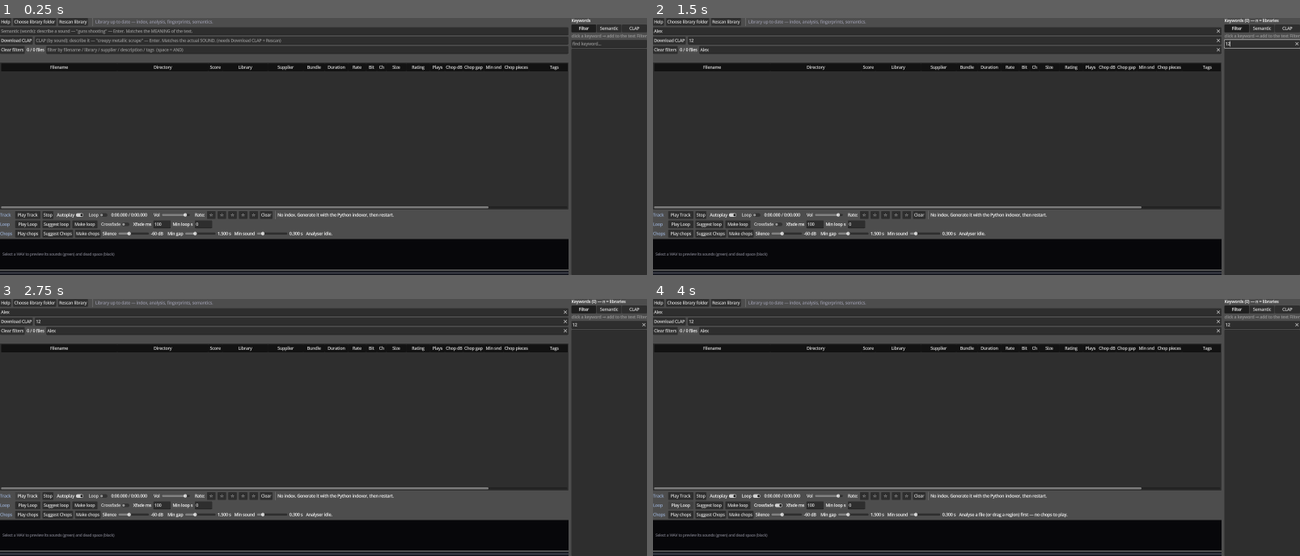
Above: before the commit, frames 1-4 (two rows, left to right).
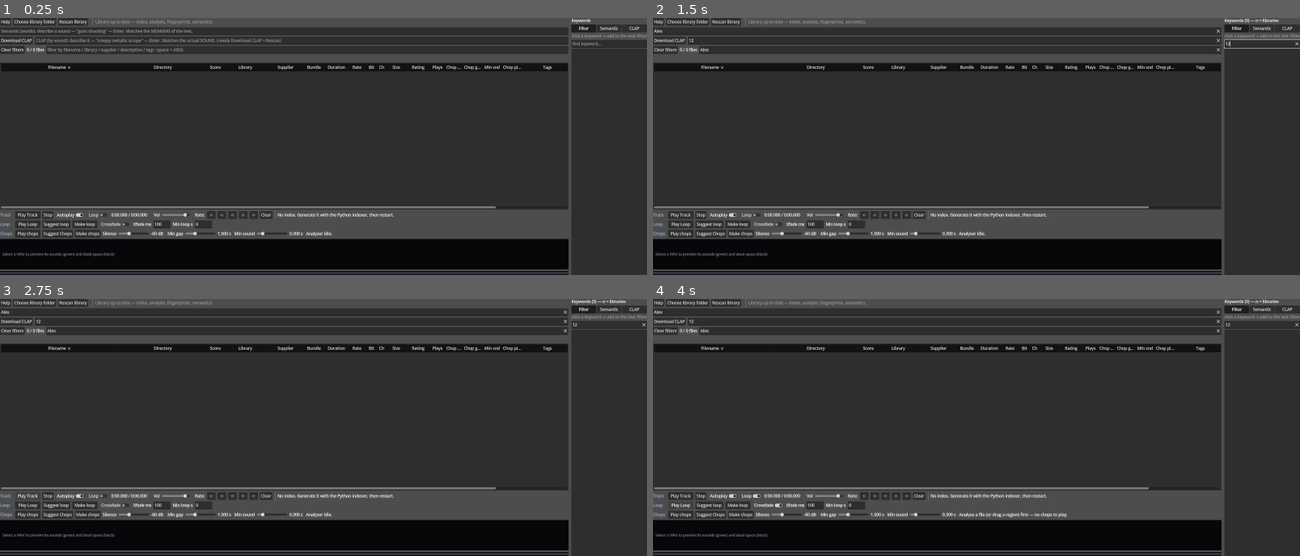
Above: after the commit, the same moments.

Repository: benedictcarter/sound_lib
Game: Godot game, scene res://main.tscn
Two runs of this game, one before a commit and one after it. Both use one fixed random seed, a clock stepped at 60 frames per second and the inputs below.
Inputs (mouse positions are in pixels of both pictures, inside the frame that each line leads up to):
- Up to frame 1 (0.25 s): no input
- Up to frame 2 (1.5 s): click (937, 30) at 0.52 s; type "Alex" at 0.6 s; click (957, 41) at 0.75 s; type "12" at 0.83 s; click (963, 48) at 0.98 s; type "Alex" at 1.07 s; click (1261, 43) at 1.27 s; type "12" at 1.35 s
- Up to frame 3 (2.75 s): click "Play Track" at 2 s
- Up to frame 4 (4 s): click "Play Track" at 2.75 s; click "Play Loop" at 3.5 s

The runs differ from the first frame. In frame 1, 0.2% of the frame differs, in the area x 7-87%, y 18-75%; in frame 2, 0.2%; in frame 3, 0.2%; in frame 4, 0.2%.

Commit message:
Make column resizing land on the exact width you drag to
A Tree floors a column at the width of its TITLE text (+8px panel padding)
whatever set_column_custom_minimum_width says: 29px for "Ch", 101px for
"Chop pieces", wider again once the sort arrow is appended. Widths were pushed
straight at the Tree, so dragging narrow stopped at a different width per
column, _col_w kept shrinking past the invisible floor, and the next drag of
that edge did nothing until the mouse caught back up.

Route every width through _apply_col(), which elides the title until it fits
("Chop pieces" -> "Chop p..." -> "..."), measuring the floor by asking the Tree
itself (custom min 1 -> get_column_width, live in the same frame). Stored width
now equals drawn width; a resize also starts from the drawn width so it cannot
jump, and the sort arrow can no longer widen a column.

Same bug one row up in the filter header: a Control's set_size is clamped by its
minimum size, so the range Buttons (57px of text) and the text LineEdits (a
4 em-space reserve, ~53px) overhung a narrowed column. clip_text and
minimum_character_width 0 fix those.

Golden test: tests/test_column_widths.gd drives the real _apply_col over every
column at 28/40/60/120/460px, sorted and unsorted.

Co-Authored-By: Claude Opus 5 <noreply@anthropic.com>

Diff:
--- a/app/main.gd
+++ b/app/main.gd
@@ -983,14 +983,11 @@
 func _apply_view_prefs() -> void:
 	if _prefs.get("col_w") is Array and _prefs["col_w"].size() == COL_COUNT:
 		for c in COL_COUNT:
-			_col_w[c] = int(_prefs["col_w"][c])
-			_tree.set_column_custom_minimum_width(c, _col_w[c])
+			_col_w[c] = maxi(COL_MIN_W, int(_prefs["col_w"][c]))
 	if _prefs.has("sort_col"):
 		_sort_col = clampi(int(_prefs["sort_col"]), 0, COL_COUNT - 1)
 		_sort_asc = bool(_prefs.get("sort_asc", true))
-		for c in COL_COUNT:
-			var arrow := ("  v" if _sort_asc else "  ^") if c == _sort_col else ""
-			_tree.set_column_title(c, COL_TITLES[c] + arrow)
+	_apply_all_cols()          # widths + sort arrow, titles elided to fit
 	if _prefs.has("autoplay"):
 		_autoplay.button_pressed = bool(_prefs["autoplay"])
 	if _prefs.has("loop"):
@@ -1285,6 +1282,9 @@
 	_row_hl.set_anchors_and_offsets_preset(Control.PRESET_FULL_RECT)
 	_tree.add_child(_row_hl)
 	root.add_child(tablebox)
+	# now that the Tree is in the scene (its theme/font are live) push the widths
+	# through _apply_col, which elides each title so the width is exact.
+	_apply_all_cols()
 
 	# Draggable resize grabbers (white ◄► strips). One per column edge, floated on
 	# top of the whole window so each spans BOTH the filter row and the sort/title
@@ -1435,6 +1435,7 @@
 				var le := LineEdit.new()
 				le.placeholder_text = "filter"
 				le.add_theme_font_size_override("font_size", 12)
+				le.add_theme_constant_override("minimum_character_width", 0)  # else a ~53px floor
 				le.text_changed.connect(func(t: String):
 					var s := t.strip_edges().to_lower()
 					if s == "": _filter_text.erase(col)
@@ -1456,6 +1457,7 @@
 			"num":
 				var b := Button.new()
 				b.text = "min–max"
+				b.clip_text = true    # else its TEXT width is a MINIMUM -> overhangs a narrow column
 				b.add_theme_font_size_override("font_size", 11)
 				b.pressed.connect(_on_num_filter_pressed.bind(col, b))
 				ctrl = b
@@ -2576,12 +2578,7 @@
 	else:
 		_sort_col = col
 		_sort_asc = true
-	# arrow indicator in titles
-	for c in COL_COUNT:
-		var arrow := ""
-		if c == _sort_col:
-			arrow = "  v" if _sort_asc else "  ^"
-		_tree.set_column_title(c, COL_TITLES[c] + arrow)
+	_apply_all_cols()                         # arrow indicator, re-elided to fit
 	_sort_filtered()
 	_populate_tree()
 
@@ -2792,8 +2789,53 @@
 func _begin_resize(col: int) -> void:
 	_resize_col = col
 	_resize_start_x = get_global_mouse_position().x
-	_resize_start_w = _col_w[col]
+	# start from the ACTUAL drawn width, not the stored one — if they ever drift
+	# (an old prefs file, a title floor) the drag would otherwise jump.
+	_resize_start_w = _tree.get_column_width(col)
+	_col_w[col] = _resize_start_w
 	_suppress_title_click = true                   # this drag isn't a sort click
+
+
+# Apply _col_w[c] to the Tree so the DRAWN width is exactly the width asked for.
+#
+# A Tree floors a column's drawn width at the width of its TITLE text (+8 px of
+# panel padding) whatever set_column_custom_minimum_width says — and that floor
+# differs per column ("Ch" 29 px, "Chop pieces" 101 px) and GROWS when the sort
+# arrow is appended. Left alone, dragging columns narrow stops at a different
+# width for every column, and because _col_w kept shrinking below the floor the
+# next drag of that edge did nothing until the mouse caught back up. So we ELIDE
+# the title ("Chop pieces" -> "Chop p…" -> "…") until it fits the requested
+# width; the full name stays on the filter control's tooltip below it.
+func _apply_col(c: int) -> void:
+	var w: int = maxi(COL_MIN_W, int(_col_w[c]))
+	_col_w[c] = w
+	var arrow := ""
+	if c == _sort_col:
+		arrow = "  v" if _sort_asc else "  ^"
+	var base: String = COL_TITLES[c]
+	# With the custom minimum at 1, get_column_width() IS the title floor — the
+	# Tree measures it with its own font, live in the same frame. Ask it directly
+	# rather than re-deriving the engine's font/padding maths.
+	_tree.set_column_custom_minimum_width(c, 1)
+	var cands: Array = [base + arrow]
+	for n in range(base.length() - 1, 0, -1):
+		cands.append(base.substr(0, n) + "…" + arrow)
+	if arrow != "":
+		cands.append("…" + arrow)                  # drop the name, keep the arrow
+	cands.append("…")
+	cands.append("")                               # floor 8 px: always fits
+	for cand in cands:
+		_tree.set_column_title(c, cand)
+		if _tree.get_column_width(c) <= w:
+			break
+	_tree.set_column_custom_minimum_width(c, w)
+
+
+# Re-apply every column's width + (elided, arrowed) title. Cheap: a handful of
+# string measurements per column. Call after _col_w or the sort column changes.
+func _apply_all_cols() -> void:
+	for c in COL_COUNT:
+		_apply_col(c)
 
 
 # A grabber strip was pressed -> begin resizing its column.
@@ -3512,7 +3554,7 @@
 			var w := maxi(COL_MIN_W, _resize_start_w + int(get_global_mouse_position().x - _resize_start_x))
 			if w != _col_w[_resize_col]:
 				_col_w[_resize_col] = w
-				_tree.set_column_custom_minimum_width(_resize_col, w)
+				_apply_col(_resize_col)            # width + elided title, exact
 		else:
 			_resize_col = -1
 	_layout_filter_header()                        # keep filters aligned over columns
--- /dev/null
+++ b/app/tests/test_column_widths.gd
@@ -0,0 +1,81 @@
+extends SceneTree
+# Golden test for COLUMN RESIZING: every column must end up EXACTLY the width
+# asked for, whatever its title and whether or not it carries the sort arrow.
+#
+#   Godot..._console.exe --headless --path app --script tests/test_column_widths.gd
+#
+# Why this can go wrong: a Tree floors a column's drawn width at the width of its
+# TITLE text (+8px panel padding) no matter what set_column_custom_minimum_width
+# says — "Ch" floors at 29px, "Chop pieces" at 101px — so without the eliding in
+# _apply_col a drag stops at a different width per column and the stored _col_w
+# silently drifts away from what is on screen. (Exits non-zero on failure.)
+
+var fails := 0
+
+func ck(name: String, cond: bool, extra: String = "") -> void:
+	if not cond:
+		fails += 1
+	print(("PASS  " if cond else "FAIL  "), name, "  ", extra)
+
+func _initialize() -> void:
+	var Main = load("res://main.gd")
+	# NOT added to the scene tree, so _ready (which builds the whole app) never
+	# runs; _apply_col only touches _tree / _col_w / _sort_col / _sort_asc.
+	var m = Main.new()
+	var t := Tree.new()
+	t.columns = Main.COL_COUNT
+	t.column_titles_visible = true
+	t.hide_root = true
+	for c in Main.COL_COUNT:
+		t.set_column_title(c, Main.COL_TITLES[c])
+		t.set_column_clip_content(c, true)
+		t.set_column_expand(c, false)
+	root.add_child(t)
+	t.size = Vector2(4000, 400)
+	m._tree = t
+	m._col_w = Main.COL_DEFAULT_W.duplicate()
+
+	# 1) exact widths, for every column, sorted and unsorted
+	var bad := ""
+	for sorted_col in [-1, 0, Main.COL_COUNT - 1]:
+		for asc in [true, false]:
+			m._sort_col = sorted_col
+			m._sort_asc = asc
+			for w in [Main.COL_MIN_W, 40, 60, 120, 460]:
+				for c in Main.COL_COUNT:
+					m._col_w[c] = w
+					m._apply_col(c)
+					var got := t.get_column_width(c)
+					if got != w or int(m._col_w[c]) != w:
+						bad += " col%d(%s) want %d got %d;" % [c, Main.COL_TITLES[c], w, got]
+	ck("every column reaches the exact requested width", bad == "", bad)
+
+	# 2) a width under the floor is clamped to COL_MIN_W, not silently kept
+	m._col_w[Main.COL_COUNT - 1] = 5
+	m._apply_col(Main.COL_COUNT - 1)
+	ck("below-minimum width clamps to COL_MIN_W",
+		int(m._col_w[Main.COL_COUNT - 1]) == Main.COL_MIN_W
+		and t.get_column_width(Main.COL_COUNT - 1) == Main.COL_MIN_W)
+
+	# 3) a wide column keeps its FULL title (eliding only kicks in when needed)
+	m._sort_col = -1
+	m._col_w[Main.COL_CHOP_N] = 200
+	m._apply_col(Main.COL_CHOP_N)
+	ck("wide column keeps the full title",
+		t.get_column_title(Main.COL_CHOP_N) == Main.COL_TITLES[Main.COL_CHOP_N],
+		t.get_column_title(Main.COL_CHOP_N))
+
+	# 4) the sort arrow is present when it fits and never widens the column
+	m._sort_col = Main.COL_CHOP_N
+	m._sort_asc = true
+	m._apply_col(Main.COL_CHOP_N)
+	ck("sort arrow shown when it fits",
+		t.get_column_title(Main.COL_CHOP_N).ends_with("v") and t.get_column_width(Main.COL_CHOP_N) == 200,
+		t.get_column_title(Main.COL_CHOP_N))
+	m._col_w[Main.COL_CHOP_N] = Main.COL_MIN_W
+	m._apply_col(Main.COL_CHOP_N)
+	ck("sort arrow never widens a narrow column", t.get_column_width(Main.COL_CHOP_N) == Main.COL_MIN_W)
+
+	m.free()
+	print("\n", "ALL PASS" if fails == 0 else "%d FAILURE(S)" % fails)
+	quit(0 if fails == 0 else 1)
Not shown, changed: CLAUDE.md
Not shown, changed: DONE.md
Not shown, changed: LESSONS_LEARNT.md
